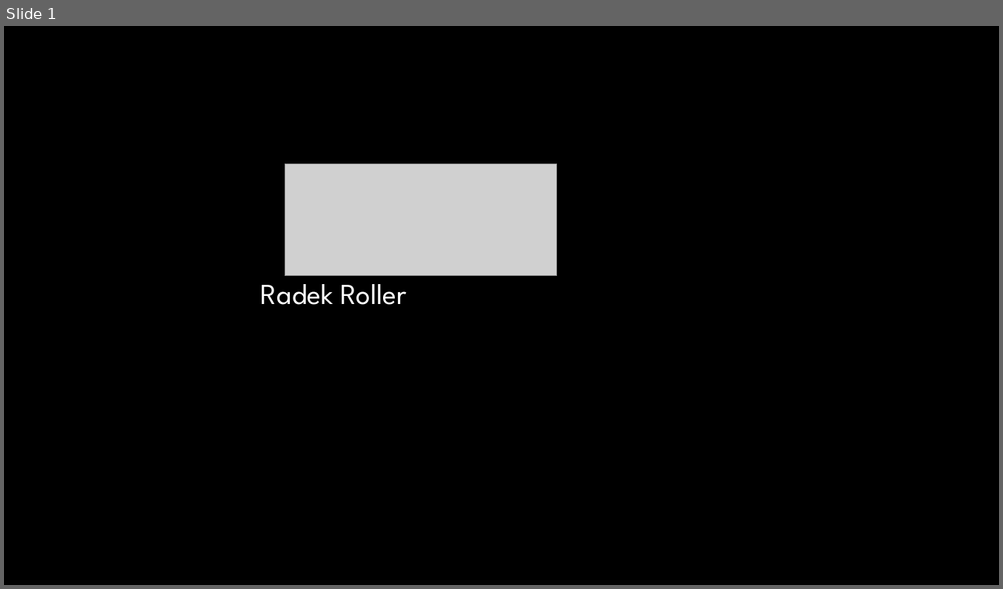
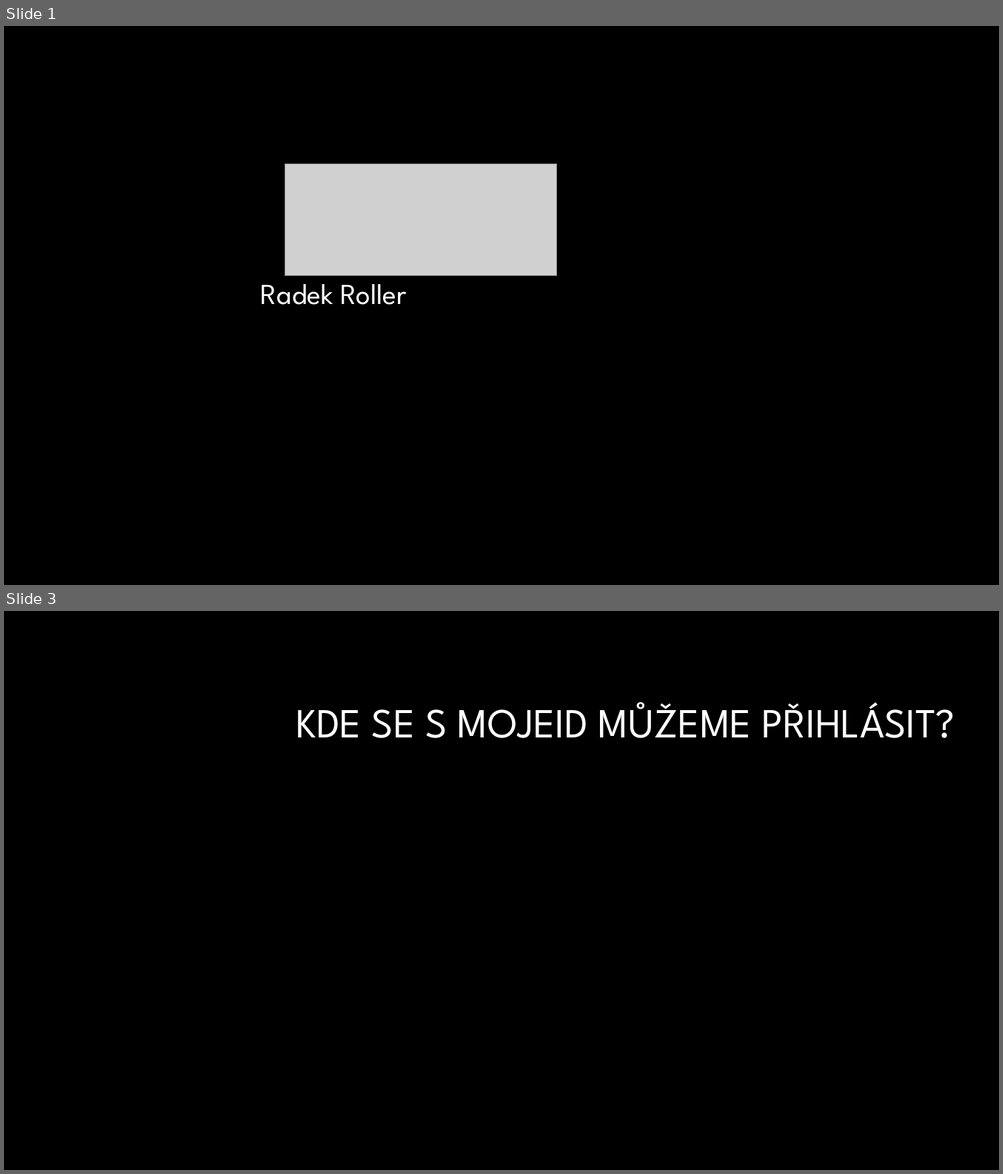
Before and after one commit to teenyRadekr/MojeID, a slide deck: MojeID.pptx. Shown one above the other, each under a label of ours: slide 1 before the commit, slides 1 and 3 after it; the slides between them are not shown. The pictures are 1003x589 and 1003x1174 pixels, drawn with LibreOffice and Linux fonts; fonts in the diff are those of the drawing; grey boxes stand for pictures; background and template pictures are left out. Boxes give left, top, right and bottom in pixels: in the first picture for what was removed or moved away, otherwise in the second. Text is boxed around its words. In the diff, an @@ line names an element or a change of style, - is before the commit and + after.

```diff
--- a/MojeID.pptx
+++ b/MojeID.pptx
@@ slide 3 added at [4, 611, 999, 1170], background #000000 @@
@@ title added at [296, 702, 955, 738], 40 pt, text #FFFFFF @@
+KDE SE S MOJEID MŮŽEME PŘIHLÁSIT?
```
Also in this commit, not shown: 2 slides changed, 1 other slide added, 2 other files.
